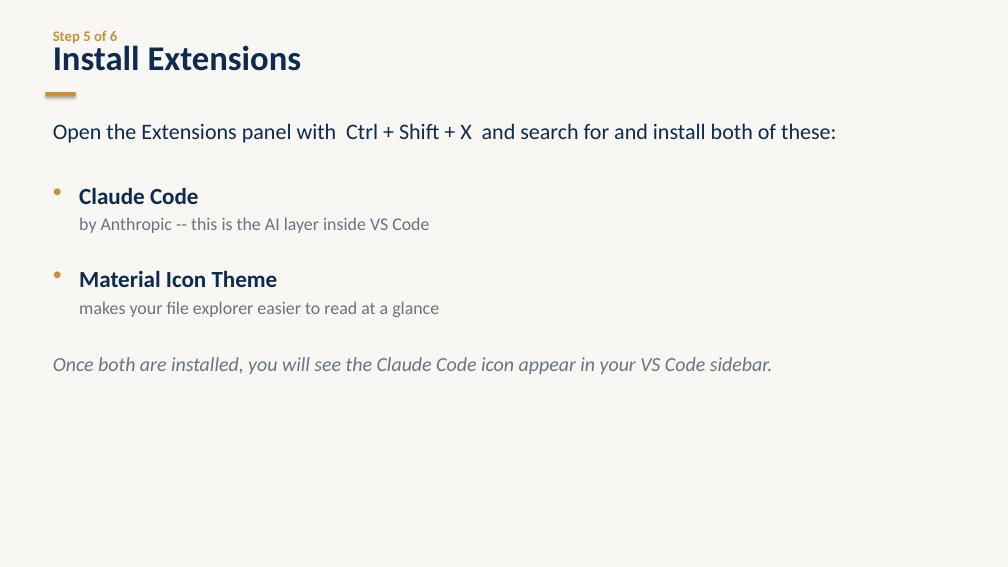
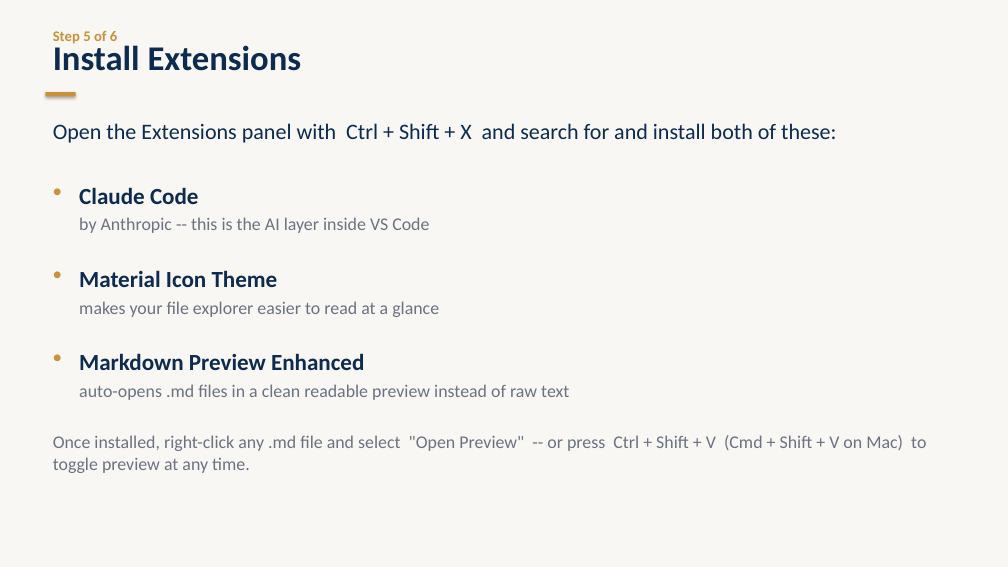
Before and after one commit to nickfrische/NEXUS, a slide deck: slide 7 of workshops/iu-ventures-ai-101/phase-2-presentation.pptx. Drawn at 1008x567 pixels with LibreOffice and Linux fonts; fonts in the diff are those of the drawing. Boxes give left, top, right and bottom in pixels: in the first picture for what was removed or moved away, otherwise in the second. Text is boxed around its words. In the diff, an @@ line names an element or a change of style, - is before the commit and + after.

```diff
--- a/workshops/iu-ventures-ai-101/phase-2-presentation.pptx
+++ b/workshops/iu-ventures-ai-101/phase-2-presentation.pptx
@@ text added at <box>45,344,72,389</box>, 14 pt, text #C9913A @@
+●
@@ text removed at <box>53,357,773,374</box> @@
-Once both are installed, you will see the Claude Code icon appear in your VS Code sidebar.
@@ text added at <box>79,353,364,370</box>, 22 pt, text #0D2B4E, bold @@
+Markdown Preview Enhanced
@@ text added at <box>79,384,569,400</box>, 17 pt, text #6B7280 @@
+auto-opens .md files in a clean readable preview instead of raw text
@@ text added at <box>53,435,926,473</box>, 17 pt, text #6B7280 @@
+Once installed, right-click any .md file and select "Open Preview" -- or press Ctrl + Shift + V (Cmd + Shift + V on Mac) to toggle preview at any time.
```
Also in this commit, not shown: 1 other slide changed, 12 other files.
